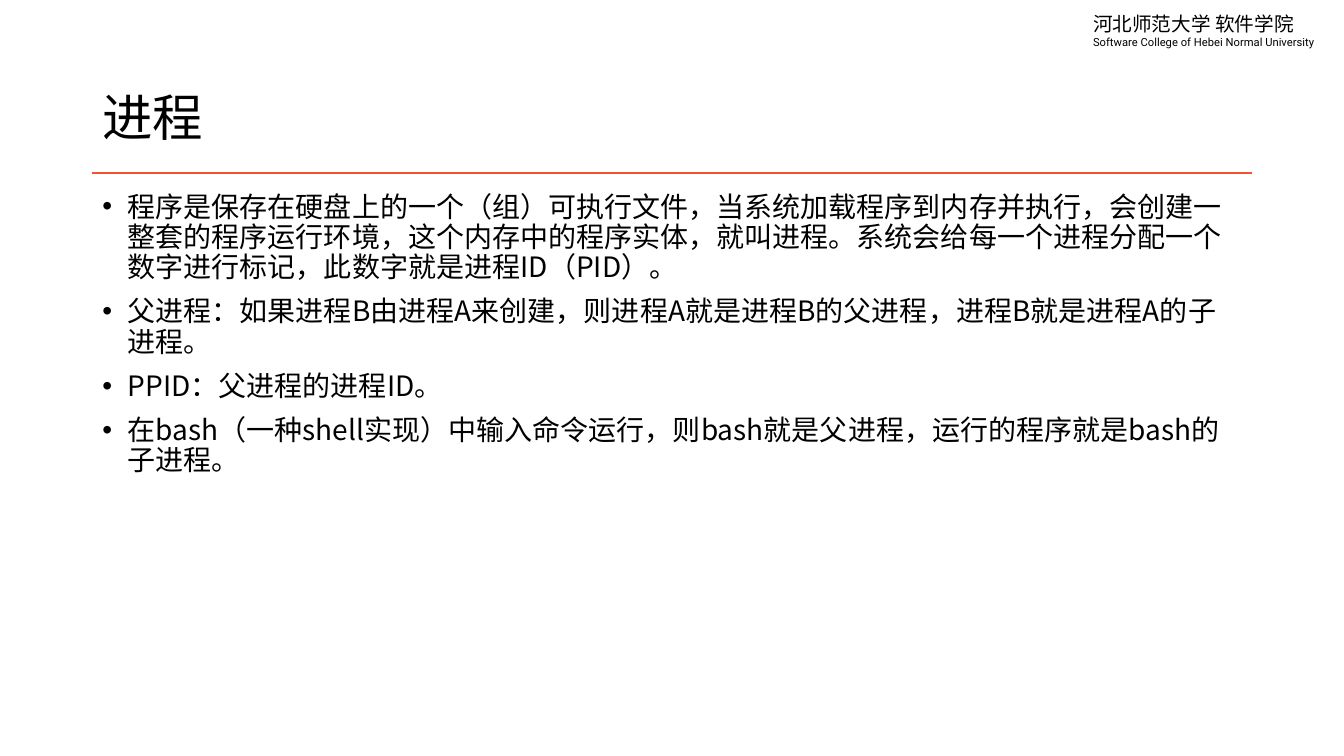
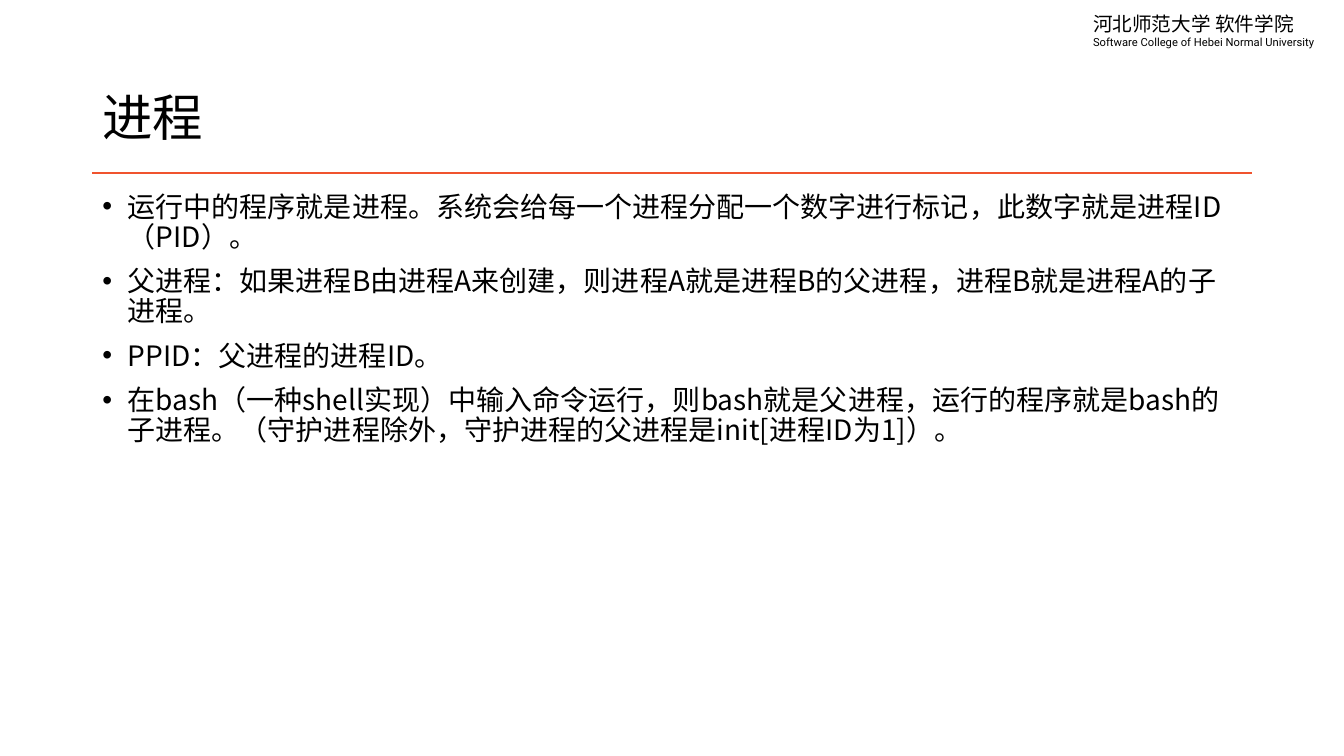
Before and after one commit to edu2act/course-linux-system, a slide deck: slide 2 of materials/slides/ch08-process-managment.pptx. Drawn at 1344x756 pixels with LibreOffice and Linux fonts; fonts in the diff are those of the drawing. Boxes give left, top, right and bottom in pixels: in the first picture for what was removed or moved away, otherwise in the second. Text is boxed around its words. In the diff, an @@ line names an element or a change of style, - is before the commit and + after.

```diff
--- a/materials/slides/ch08-process-managment.pptx
+++ b/materials/slides/ch08-process-managment.pptx
@@ text at (x1=128, y1=193, x2=1222, y2=250): text changed @@
-• 程序是保存在硬盘上的一个（组）可执行文件，当系统加载程序到内存并执行，会创建一整套的程序运行环境，这个内存中的程序实体，就叫进程。系统会给每一个进程分配一个数字进行标记，此数字就是进程ID（PID）。
+• 运行中的程序就是进程。系统会给每一个进程分配一个数字进行标记，此数字就是进程ID（PID）。
@@ text at (x1=128, y1=386, x2=1220, y2=445): text changed @@
-• 在bash（一种shell实现）中输入命令运行，则bash就是父进程，运行的程序就是bash的子进程。
+• 在bash（一种shell实现）中输入命令运行，则bash就是父进程，运行的程序就是bash的子进程。（守护进程除外，守护进程的父进程是init[进程ID为1]）。
```
Also in this commit, not shown: 1 other slide changed, 3 slides added, 8 other files.
